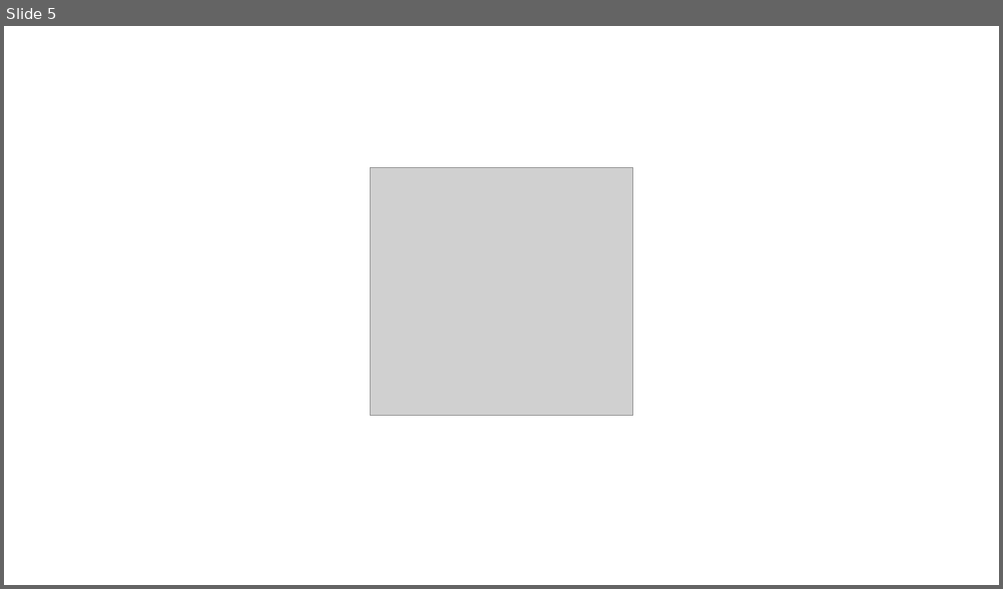
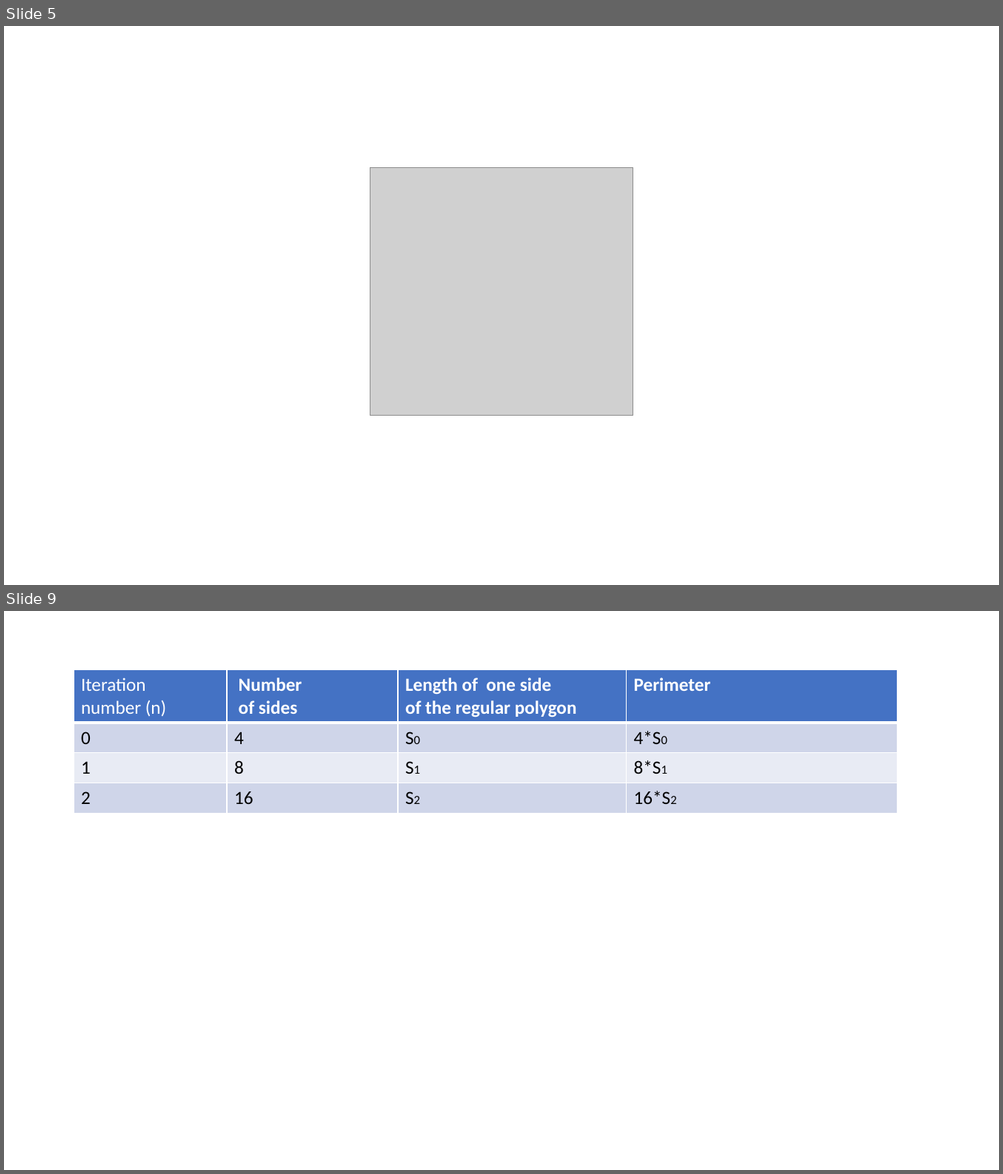
Before and after one commit to sdg002/sdg002.github.io, a slide deck: pie-geometrical-method/docs/CalculatePie.pptx. Shown one above the other, each under a label of ours: slide 5 before the commit, slides 5 and 9 after it; the slides between them are not shown. The pictures are 1003x589 and 1003x1174 pixels, drawn with LibreOffice and Linux fonts; fonts in the diff are those of the drawing; grey boxes stand for pictures. Boxes give left, top, right and bottom in pixels: in the first picture for what was removed or moved away, otherwise in the second. Text is boxed around its words. In the diff, an @@ line names an element or a change of style, - is before the commit and + after.

```diff
--- a/pie-geometrical-method/docs/CalculatePie.pptx
+++ b/pie-geometrical-method/docs/CalculatePie.pptx
@@ slide 9 added at bbox=[4, 611, 999, 1170], background #FFFFFF @@
@@ table added at bbox=[74, 670, 896, 813], 4 rows, 4 columns @@
+Iteration / number (n) | Number / of sides | Length of one side / of the regular polygon | Perimeter
+0 | 4 | S0 | 4*S0
+1 | 8 | S1 | 8*S1
+2 | 16 | S2 | 16*S2
```
Also in this commit, not shown: 3 other slides added, 6 other files.
